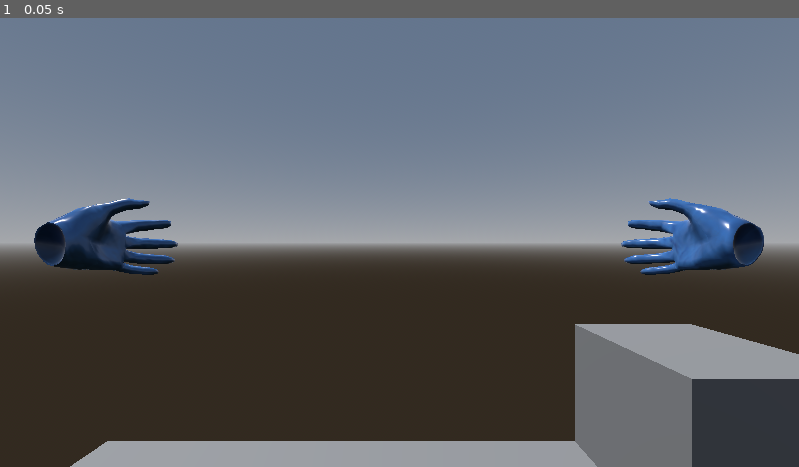
Above: before the commit, frame 1.
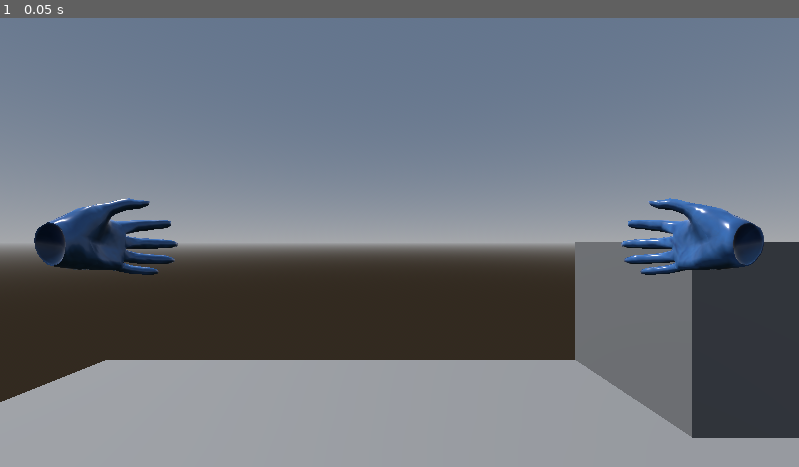
Above: after the commit, the same moment.

Repository: blondeman/bow-and-arrow-accuracy
Game: Godot game, scene res://game.tscn
Two runs of this game, one before a commit and one after it. Both use one fixed random seed, a clock stepped at 60 frames per second and the inputs below.
Inputs:
- Up to frame 1 (0.05 s): no input

The runs differ from the first frame. In frame 1, 22% of the frame differs, in the area x 0-100%, y 49-100%.

Commit message:
pickable object testing

Diff:
--- a/archery-range-vr/game.tscn
+++ b/archery-range-vr/game.tscn
@@ -1,6 +1,7 @@
 [gd_scene format=3 uid="uid://y77d2rgtrp5n"]
 
 [ext_resource type="PackedScene" uid="uid://bnxwswvlhgk2s" path="res://xr_origin_3d.tscn" id="1_e2o6t"]
+[ext_resource type="PackedScene" uid="uid://c8l60rnugru40" path="res://addons/godot-xr-tools/objects/pickable.tscn" id="3_fc0e3"]
 [ext_resource type="PackedScene" uid="uid://clc5dre31iskm" path="res://addons/godot-xr-tools/xr/start_xr.tscn" id="3_feb5d"]
 
 [sub_resource type="QuadMesh" id="QuadMesh_80nbo"]
@@ -21,10 +22,16 @@
 background_mode = 2
 sky = SubResource("Sky_feb5d")
 
+[sub_resource type="BoxMesh" id="BoxMesh_7jktm"]
+size = Vector3(0.1, 0.1, 0.1)
+
+[sub_resource type="BoxShape3D" id="BoxShape3D_ryrav"]
+size = Vector3(0.1, 0.1, 0.1)
+
 [node name="Game" type="Node3D" unique_id=416378783]
 
 [node name="XROrigin3D" parent="." unique_id=95447385 instance=ExtResource("1_e2o6t")]
-transform = Transform3D(1, 0, 0, 0, 1, 0, 0, 0, 1, 0, 1.7, 0)
+transform = Transform3D(1, 0, 0, 0, 1, 0, 0, 0, 1, 0, 1, 0)
 
 [node name="DirectionalLight3D" type="DirectionalLight3D" parent="." unique_id=839200616]
 transform = Transform3D(-0.5474172, 0.74541533, -0.38038182, 0, 0.45453474, 0.8907291, 0.83685994, 0.48760045, -0.24882014, 0, 0, 0)
@@ -47,3 +54,13 @@
 
 [node name="WorldEnvironment" type="WorldEnvironment" parent="." unique_id=1151358949]
 environment = SubResource("Environment_fc0e3")
+
+[node name="PickableObject" parent="." unique_id=1738033968 instance=ExtResource("3_fc0e3")]
+transform = Transform3D(1, 0, 0, 0, 1, 0, 0, 0, 1, 0.2276206, 0.23942208, -0.8292603)
+second_hand_grab = 1
+
+[node name="MeshInstance3D" type="MeshInstance3D" parent="PickableObject" unique_id=1204112658]
+mesh = SubResource("BoxMesh_7jktm")
+
+[node name="CollisionShape3D2" type="CollisionShape3D" parent="PickableObject" unique_id=927229884]
+shape = SubResource("BoxShape3D_ryrav")
--- a/archery-range-vr/xr_origin_3d.tscn
+++ b/archery-range-vr/xr_origin_3d.tscn
@@ -1,6 +1,7 @@
 [gd_scene format=3 uid="uid://bnxwswvlhgk2s"]
 
 [ext_resource type="PackedScene" uid="uid://b8hc2ex21u8xj" path="res://addons/godot-xr-tools/hands/scenes/lowpoly/left_physics_fullglove_low.tscn" id="1_yu5ic"]
+[ext_resource type="PackedScene" uid="uid://b4ysuy43poobf" path="res://addons/godot-xr-tools/functions/function_pickup.tscn" id="2_2nlyf"]
 [ext_resource type="PackedScene" uid="uid://bkdeegb8w3oah" path="res://addons/godot-xr-tools/hands/scenes/lowpoly/right_physics_fullglove_low.tscn" id="2_ojcpv"]
 
 [node name="XROrigin3D" type="XROrigin3D" unique_id=95447385]
@@ -14,9 +15,13 @@
 
 [node name="LeftPhysicsHand" parent="LeftHand" unique_id=1943134830 instance=ExtResource("1_yu5ic")]
 
+[node name="FunctionPickup" parent="LeftHand/LeftPhysicsHand" unique_id=161758852 instance=ExtResource("2_2nlyf")]
+
 [node name="RightHand" type="XRController3D" parent="." unique_id=1583282118]
 transform = Transform3D(1, 0, 0, 0, 1, 0, 0, 0, 1, 0.5, 0, -0.5)
 tracker = &"right_hand"
 show_when_tracked = true
 
 [node name="RightPhysicsHand" parent="RightHand" unique_id=427067044 instance=ExtResource("2_ojcpv")]
+
+[node name="FunctionPickup" parent="RightHand/RightPhysicsHand" unique_id=1350162329 instance=ExtResource("2_2nlyf")]
